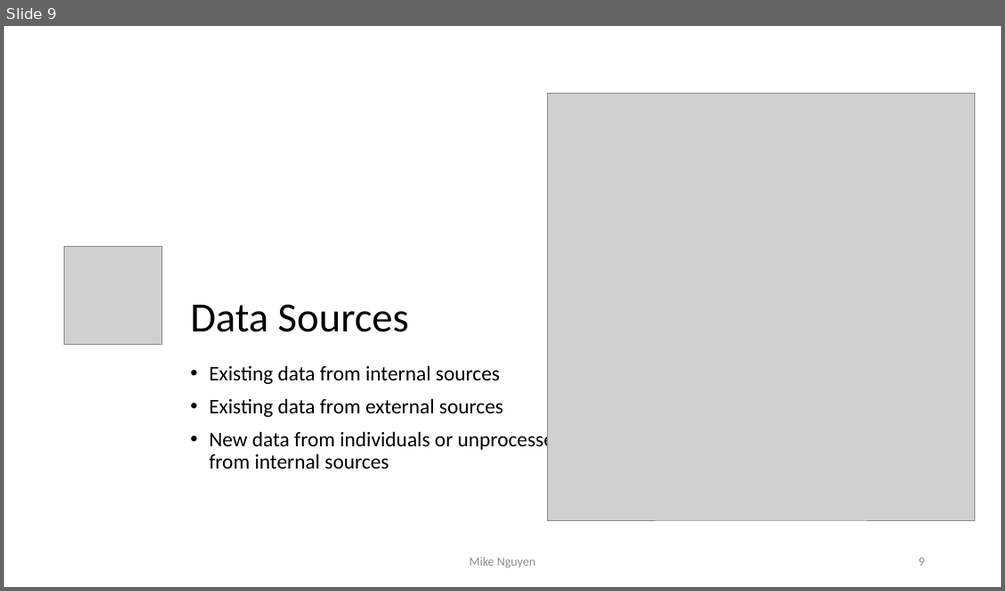
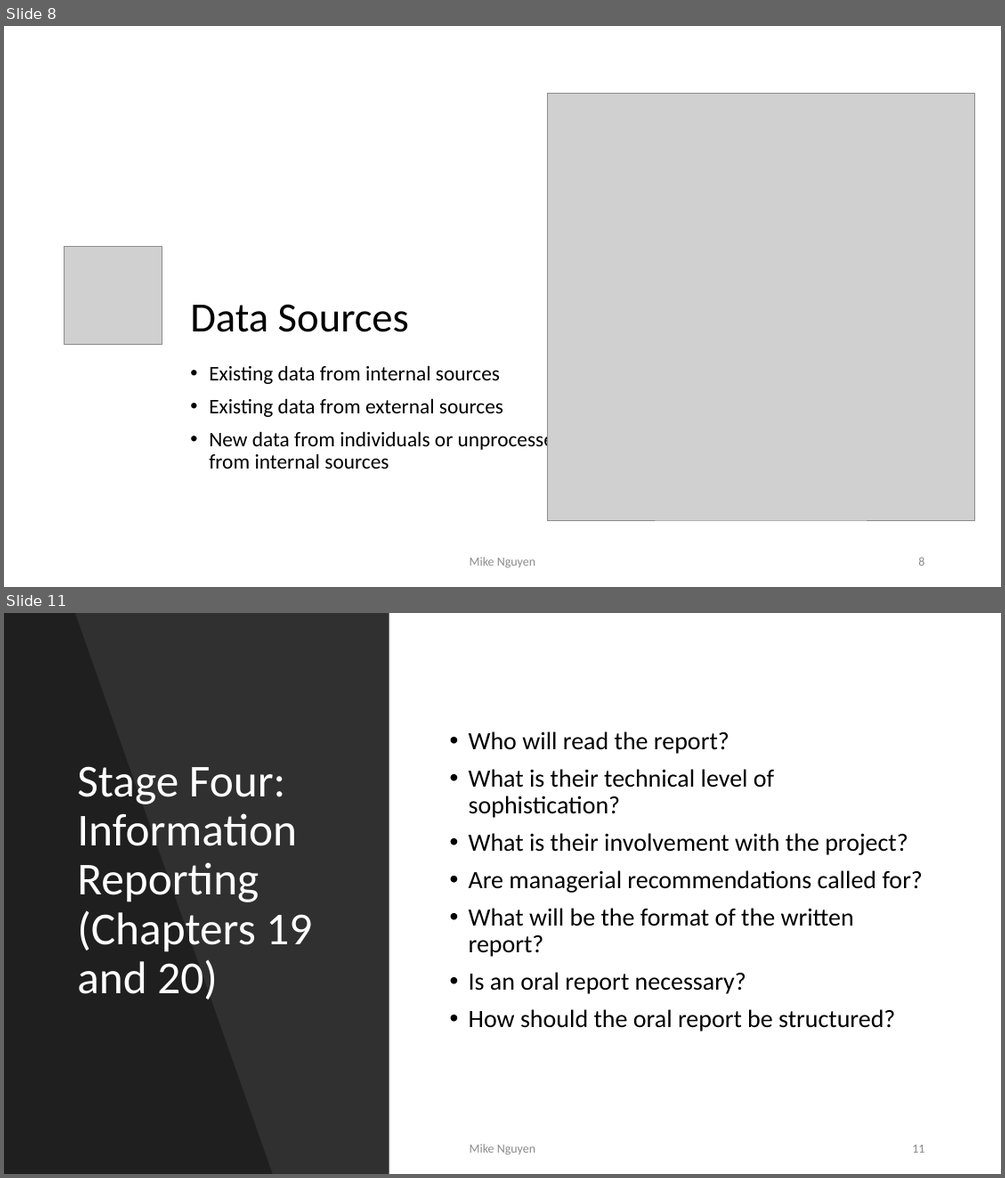
Before and after one commit to mikenguyen13/mar4050, a slide deck: lectures/2/Marketing Research Process.pptx. Shown one above the other, each under a label of ours: slide 9 before the commit, slides 8 and 11 after it; the slides between them are not shown. The pictures are 1005x591 and 1005x1178 pixels, drawn with LibreOffice and Linux fonts; fonts in the diff are those of the drawing; grey boxes stand for pictures. Boxes give left, top, right and bottom in pixels: in the first picture for what was removed or moved away, otherwise in the second. Text is boxed around its words. In the diff, an @@ line names an element or a change of style, - is before the commit and + after.

```diff
--- a/lectures/2/Marketing Research Process.pptx
+++ b/lectures/2/Marketing Research Process.pptx
@@ slide 11 added at [4,613,1001,1174], background #FFFFFF @@
@@ rectangle added at [4,613,389,1174], fill #000000 at 81% opacity @@
@@ freeform shape added at [4,613,273,1174], fill #000000 at 35% opacity @@
@@ text added at [469,731,922,1031], 24 pt, text #000000 @@
+• Who will read the report?
+• What is their technical level of sophistication?
+• What is their involvement with the project?
+• Are managerial recommendations called for?
+• What will be the format of the written report?
+• Is an oral report necessary?
+• How should the oral report be structured?
@@ title added at [77,766,312,999], 44 pt, text #FFFFFF @@
+Stage Four: Information Reporting (Chapters 19 and 20)
@@ text added at [469,1143,535,1155], 12 pt, text #8C8C8C @@
+Mike Nguyen
@@ page number added at [912,1144,924,1152], 12 pt, text #8C8C8C @@
+11
@@ what was slide 9 is now slide 8 @@
@@ page number at [918,556,924,565]: text changed @@
-9
+8
```
Also in this commit, not shown: 5 slides changed, 13 other slides added, 18 other files.
